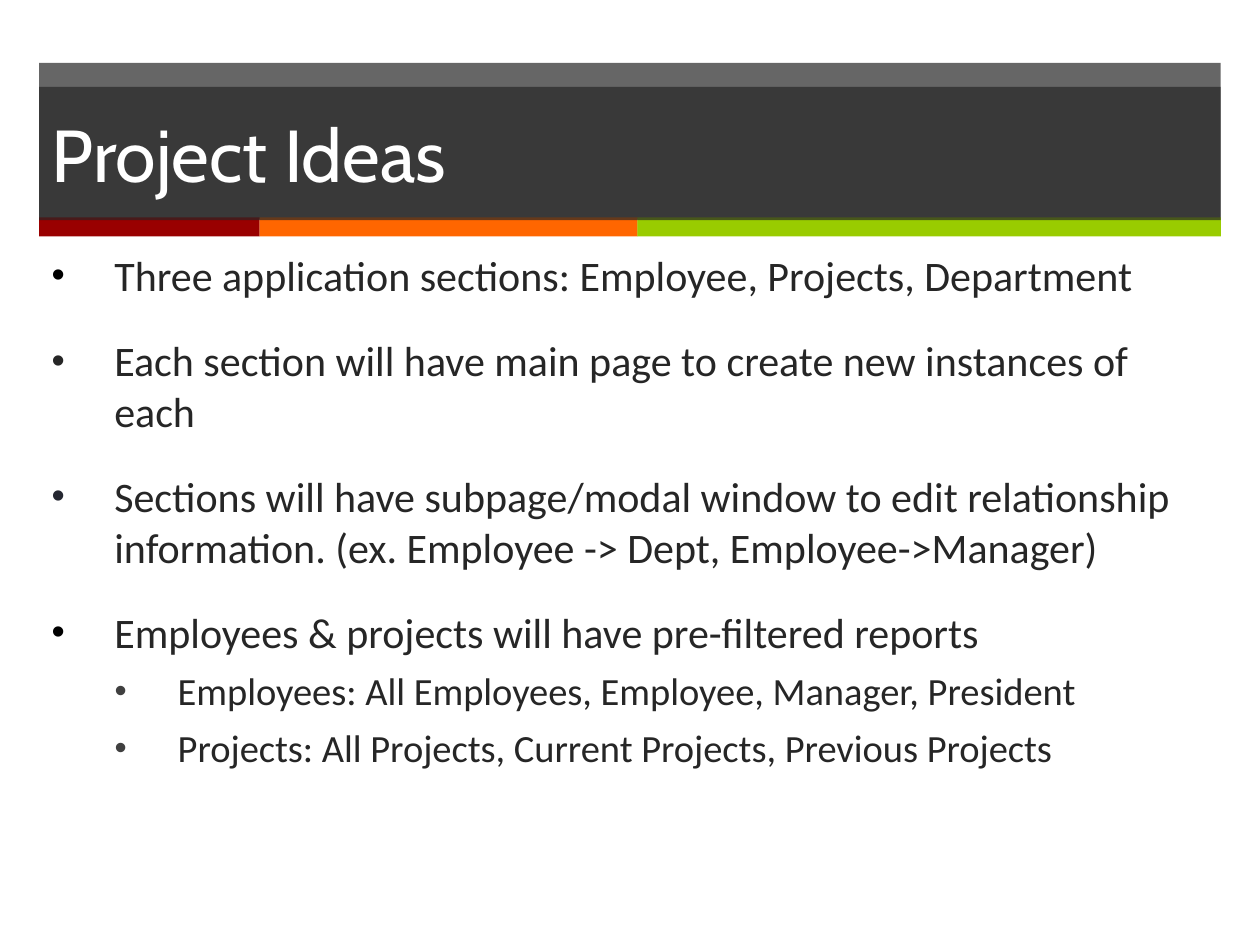
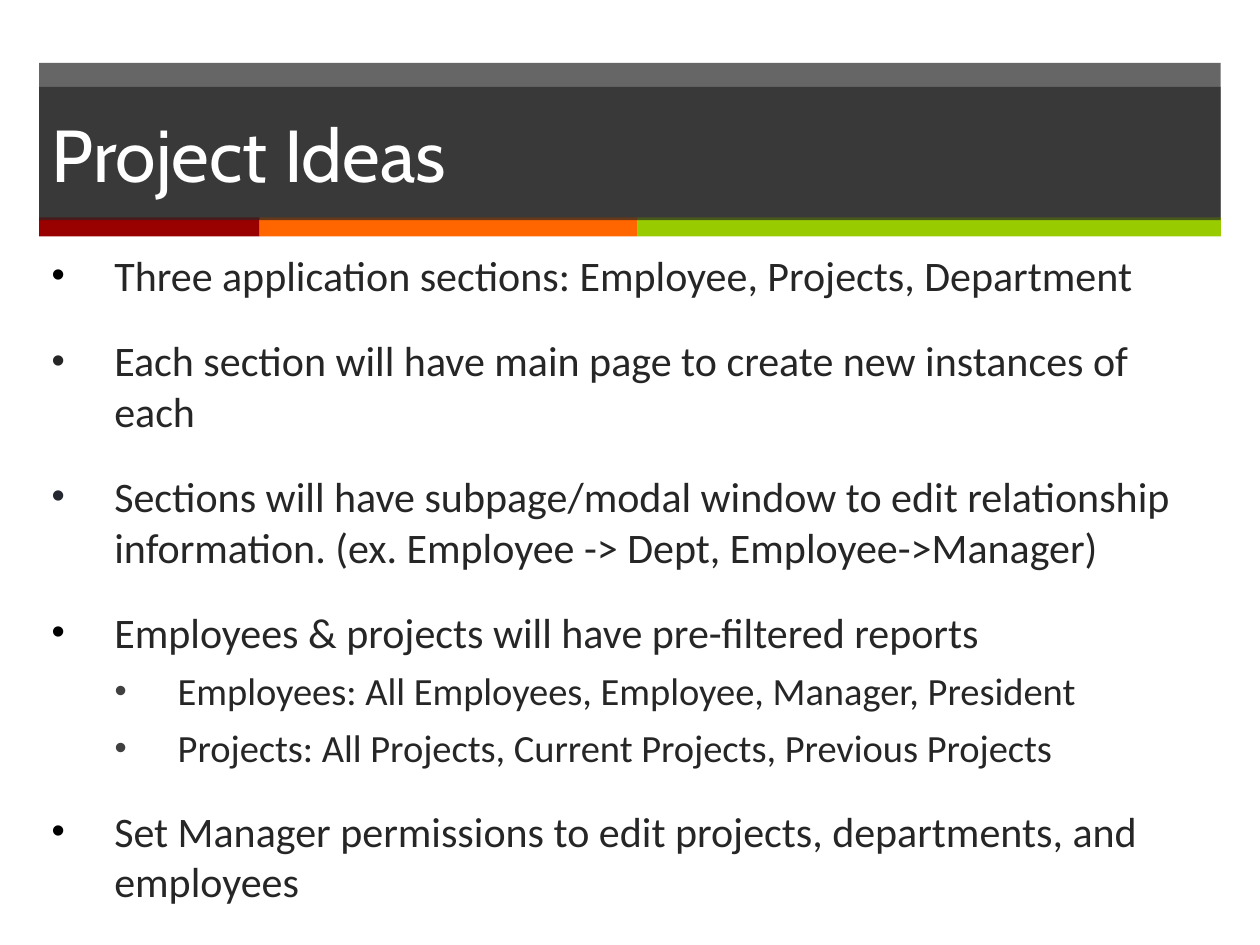
Before and after one commit to otisbrower/CS347, a slide deck: slide 6 of ProjectPresentation.pptx (slide 5 before the commit). Drawn at 1260x945 pixels with LibreOffice and Linux fonts; fonts in the diff are those of the drawing. Boxes give left, top, right and bottom in pixels: in the first picture for what was removed or moved away, otherwise in the second. Text is boxed around its words. In the diff, an @@ line names an element or a change of style, - is before the commit and + after.

```diff
--- a/ProjectPresentation.pptx
+++ b/ProjectPresentation.pptx
@@ text at (114,818,1137,904): paragraph added @@
+• Set Manager permissions to edit projects, departments, and employees
```
Also in this commit, not shown: 1 other slide changed, 1 slide added, 3 other files.
